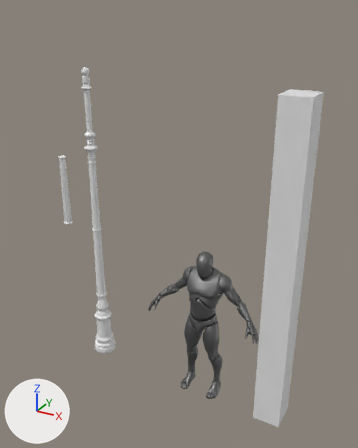
What one commit did to the Blender file European Street Lamp/Blender/Eurpean_Street_Lamp.blend.
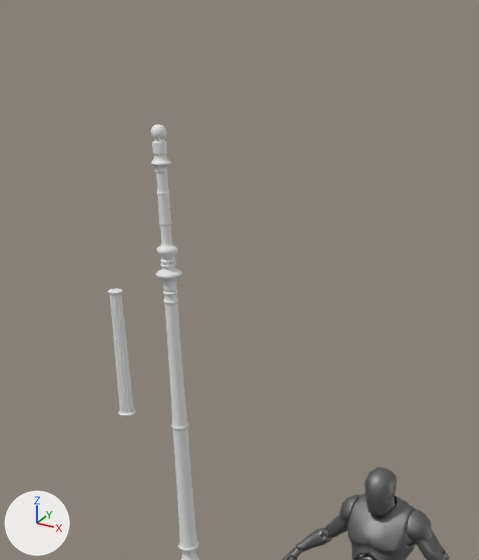
The first picture shows the older version from a 50 mm camera at (3.48, -4.28, 4.23) aimed at (1.07, 0.1, 2.04). The close-ups show both versions on the part from 0% to 72% of the width and 0% to 67% of the height of that picture; other places that the commit changed are outside them. Lighting does not change. The marker at lower left points along +X, +Y and +Z.
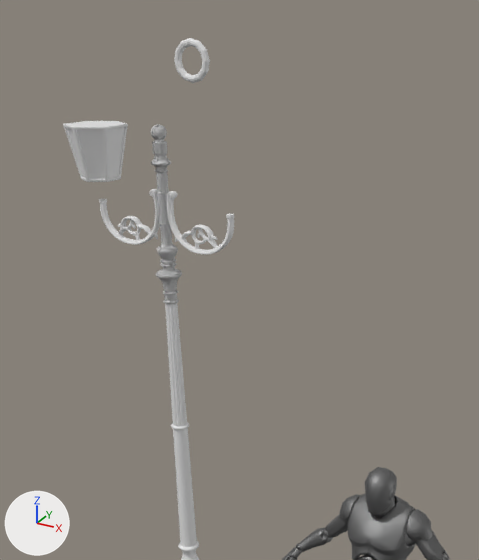
ob_cube_011 is not drawn itself; it is used by a modifier of ob_cylinder, ob_cylinder_001.

The change, as a list of edits to the scene's bpy script:
```text
Change me_cylinder_003:
    remove me_cylinder_003.from_pydata(...)  # 5169 vertices, 5153 faces; spans x -0.15..0.15, y -0.15..0.15, z 0.0..3.64
    add me_cylinder_003.from_pydata(...)  # 5769 vertices, 5847 faces; spans x -0.15..0.15, y -0.15..0.15, z -3.09..0.55
    me_cylinder_003 part 3: 5169 vertices removed from x -0.15..0.15, y -0.15..0.15, z 0.0..3.64; 5769 vertices added at x -0.15..0.15, y -0.15..0.15, z -3.09..0.55
Change me_cylinder_002:
    remove me_cylinder_002.from_pydata(...)  # 256 vertices, 226 faces; spans x -0.4852..-0.3923, y -0.0464..0.0464, z 2.6018..2.6214
    add me_cylinder_002.from_pydata(...)  # 3761 vertices, 3746 faces; spans x -0.0784..0.0784, y -0.0784..0.0784, z -0.4892..0.5509
    me_cylinder_002 part 4: 3761 vertices added at x -0.0784..0.0784, y -0.0784..0.0784, z -0.4892..0.5509
    me_cylinder_002 part 5: 256 vertices removed from x -0.4852..-0.3923, y -0.0464..0.0464, z 2.6018..2.6214
Change me_cylinder_004:
    remove me_cylinder_004.from_pydata(...)  # 256 vertices, 226 faces; spans x -0.4968..-0.3807, y -0.058..0.058, z 1.7697..1.7972
    add me_cylinder_004.from_pydata(...)  # 642 vertices, 638 faces; spans x -0.1655..0.1655, y -0.1911..0.1911, z -0.2354..0.0845
    me_cylinder_004 part 1: 642 vertices added at x -0.1655..0.1655, y -0.1911..0.1911, z -0.2354..0.0845
    me_cylinder_004 part 2: the surface is now shaded flat
Add cu_cube_001:
    cu_cube_001 = bpy.data.curves.new('Cube.001', 'CURVE')
    cu_cube_001.dimensions = '3D'
    _sp = cu_cube_001.splines.new('POLY'); _sp.points.add(11)
    _sp.points.foreach_set('co', [0.341, 0.0, -0.46, 0.0, 0.354, 0.0, -0.413, 0.0, 0.341, 0.0, -0.366, 0.0, 0.307, 0.0, -0.332, 0.0, 0.26, 0.0, -0.319, 0.0, 0.214, 0.0, -0.332, 0.0, 0.179, 0.0, -0.366, 0.0, 0.167, 0.0, -0.413, 0.0, 0.179, 0.0, -0.46, 0.0, 0.213, 0.0, -0.494, 0.0, 0.26, 0.0, -0.506, 0.0, 0.307, 0.0, -0.494, 0.0])
    _sp.order_v = 0
    _sp.resolution_v = 0
    _sp.use_cyclic_u = True
    _sp.use_endpoint_u = True
    _sp.use_smooth = False
    cu_cube_001.bevel_depth = 0.02
    cu_cube_001.fill_mode = 'FULL'
Change ob_cylinder:
    ob_cylinder.location: (0.0, 0.0, 0.0) -> (0.0, 0.0, 3.091)
    add _m = ob_cylinder.modifiers.new('Boolean', 'BOOLEAN')
    add _m.object = ob_cube_011
Remove ob_circle:
    ob_circle = bpy.data.objects.new('Circle', me_circle_001)
Change ob_cylinder_001:
    ob_cylinder_001.location: (0.0, 0.0, 0.0) -> (0.0, 0.0, 3.091)
    add _m = ob_cylinder_001.modifiers.new('Boolean', 'BOOLEAN')
    add _m.object = ob_cube_011
Change ob_cylinder_002:
    ob_cylinder_002.location: (0.0, 0.0, 0.0) -> (-0.466, 0.0, 3.537)
Add ob_cube_011:
    ob_cube_011 = bpy.data.objects.new('Cube.011', me_cube_010)  # 1338 vertices, 1344 faces; spans x -0.486..-0.017, y -0.018..0.018, z -0.159..0.183; modifiers MIRROR, SUBSURF
    ob_cube_011.location = (0.0, 0.0, 3.091)
Add ob_cube_015:
    ob_cube_015 = bpy.data.objects.new('Cube.015', me_cube_014)  # 2596 vertices, 2591 faces; spans x -0.49..-0.018, y -0.024..0.024, z -0.159..0.188; modifiers MIRROR, SUBSURF
    ob_cube_015.location = (0.0, 0.0, 3.091)
Add ob_cube_003:
    ob_cube_003 = bpy.data.objects.new('Cube.003', cu_cube_001)
    ob_cube_003.location = (0.0, 0.0, 4.395)
```

Location of each change, (x1, y1, x2, y2) in pixels of the close-ups (479 x 560 px):
'Cylinder', reshaped, moved, modifiers changed: (151, 124, 199, 560) in both
'Cylinder.002', reshaped, moved: before (120, 414, 134, 417); after (63, 121, 128, 182)
'Cube.015', added: after (99, 189, 234, 255)
'Circle', deleted: before (108, 288, 136, 416)
'Cube.003', added: after (174, 38, 210, 83)
'Cylinder.001', reshaped, moved, modifiers changed (not visible afterwards): before (108, 291, 123, 294)
part 1 of me_cylinder_004, added: after (63, 121, 128, 182)
part 5 of me_cylinder_002, deleted: before (108, 291, 123, 294)
